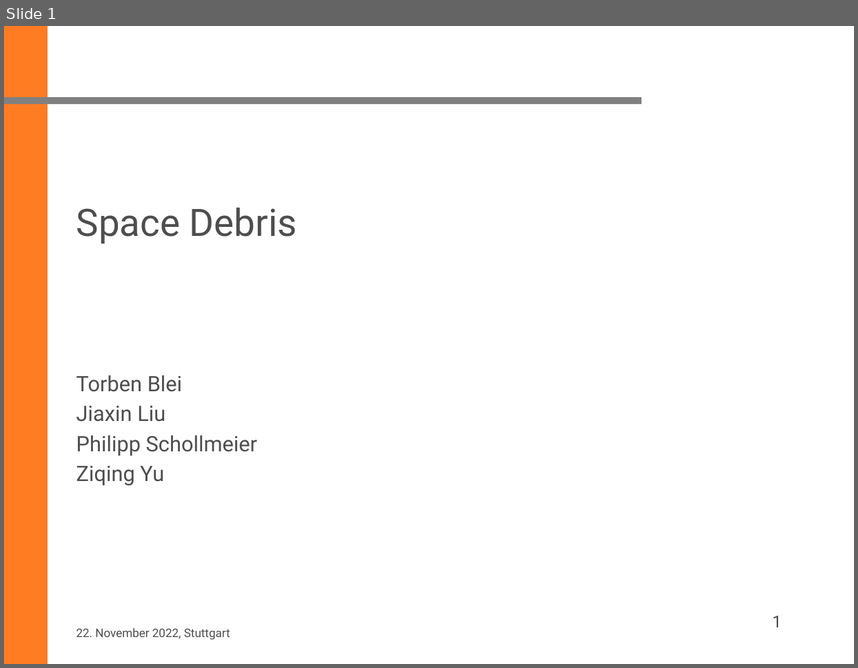
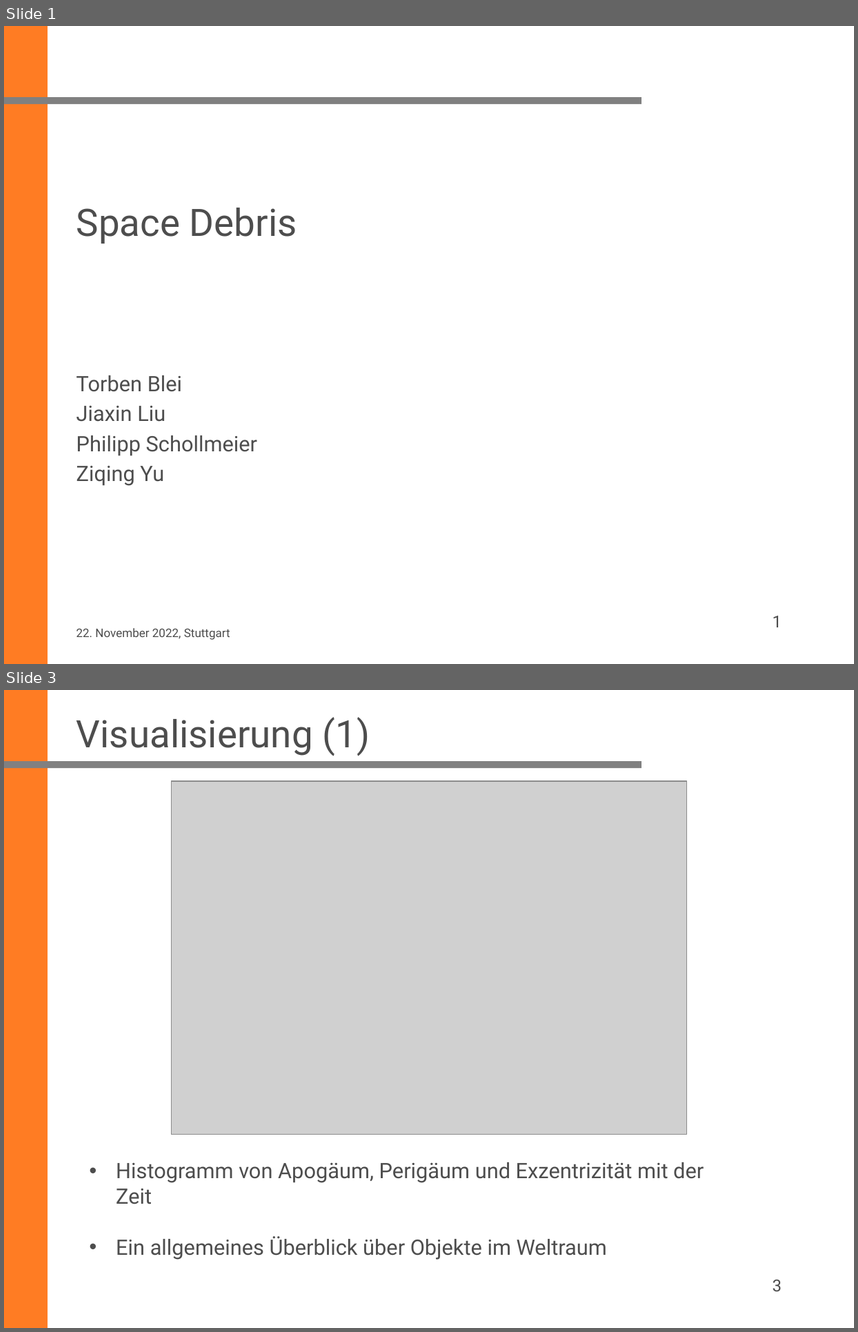
Before and after one commit to ziqing97/Seminar-Aktuelle-Geodaetische-Satelliten-missionen, a slide deck: Project_Space_Debris/vortrag/20221219_Liu.pptx. Shown one above the other, each under a label of ours: slide 1 before the commit, slides 1 and 3 after it; the slides between them are not shown. The pictures are 858x668 and 858x1332 pixels, drawn with LibreOffice and Linux fonts; fonts in the diff are those of the drawing; grey boxes stand for pictures; background and template pictures are left out. Boxes give left, top, right and bottom in pixels: in the first picture for what was removed or moved away, otherwise in the second. Text is boxed around its words. In the diff, an @@ line names an element or a change of style, - is before the commit and + after.

```diff
--- a/Project_Space_Debris/vortrag/20221219_Liu.pptx
+++ b/Project_Space_Debris/vortrag/20221219_Liu.pptx
@@ slide 3 added at (x1=4, y1=690, x2=854, y2=1328), background #FFFFFF; not listed: 2 template elements that a slide beside it also shows @@
@@ title added at (x1=76, y1=717, x2=370, y2=756), 32 pt, text #4D4D4D @@
+Visualisierung (1)
@@ picture added at (x1=172, y1=781, x2=686, y2=1134) @@
@@ text added at (x1=116, y1=1162, x2=704, y2=1259), 18 pt, text #4D4D4D @@
+• Histogramm von Apogäum, Perigäum und Exzentrizität mit der Zeit
+• Ein allgemeines Überblick über Objekte im Weltraum
@@ page number added at (x1=773, y1=1279, x2=782, y2=1291), 14 pt, text #4D4D4D @@
+3
```
Also in this commit, not shown: 5 other slides added.
